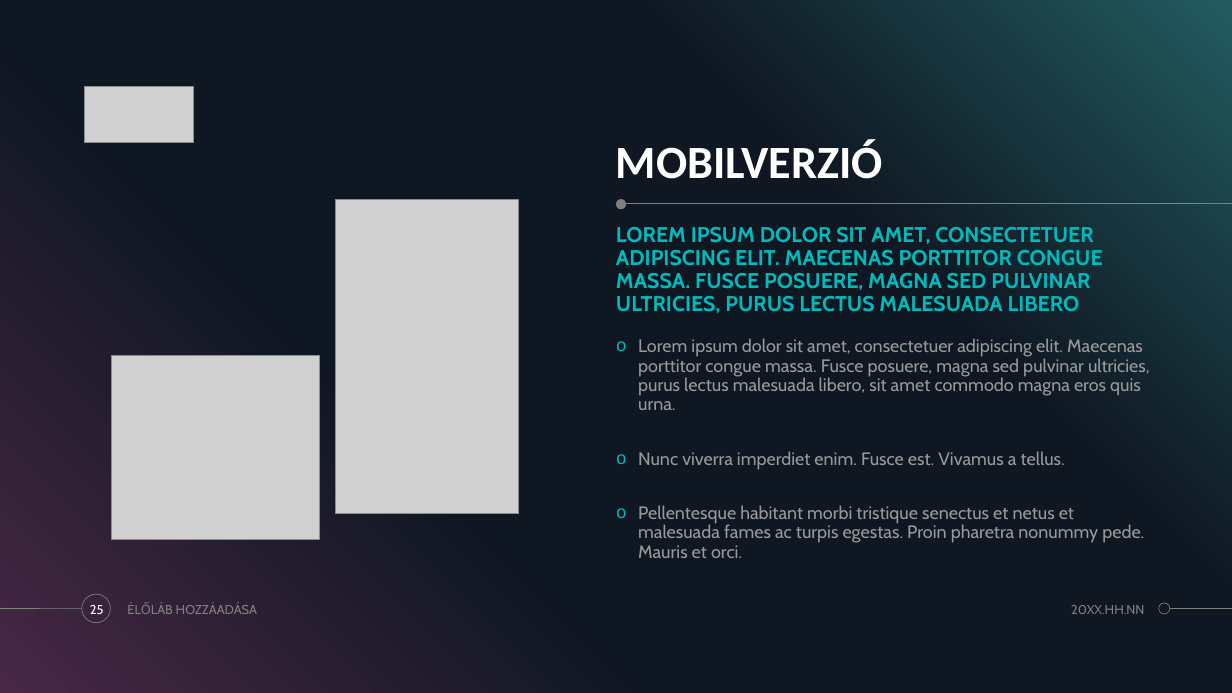
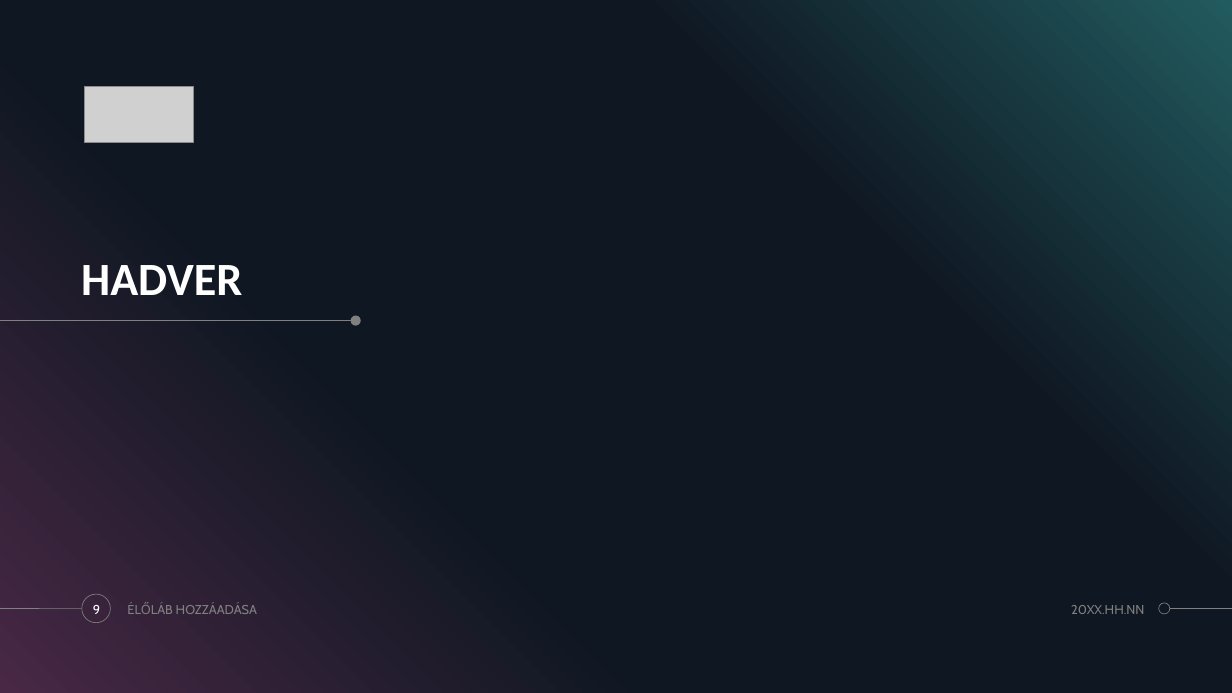
Before and after one commit to MonostoriMark/13_S1_2_vizsgaremek, a slide deck: slide 9 of HOTELFLOW.pptx (slide 25 before the commit). Drawn at 1232x693 pixels with LibreOffice and Linux fonts; fonts in the diff are those of the drawing; grey boxes stand for pictures; background and template pictures are left out. Boxes give left, top, right and bottom in pixels: in the first picture for what was removed or moved away, otherwise in the second. Text is boxed around its words. In the diff, an @@ line names an element or a change of style, - is before the commit and + after.

```diff
--- a/HOTELFLOW.pptx
+++ b/HOTELFLOW.pptx
@@ title removed at (616,139,883,179) @@
-MOBILVERZIÓ
@@ picture removed at (335,200,519,514) @@
@@ line removed from (1232, 203) to (616, 203) @@
@@ text removed at (616,227,1103,313) @@
-LOREM IPSUM DOLOR SIT AMET, CONSECTETUER ADIPISCING ELIT. MAECENAS PORTTITOR CONGUE MASSA. FUSCE POSUERE, MAGNA SED PULVINAR ULTRICIES, PURUS LECTUS MALESUADA LIBERO
@@ title added at (81,265,242,295), 36 pt, text #FFFFFF, bold @@
+HADVER
@@ line added from (0, 321) to (357, 321), #808080 0.5 pt @@
@@ ellipse: place and size @@
-ellipse at (616,199,627,209)
+ellipse at (350,315,360,325)
@@ ellipse at (350,315,360,325): mirrored @@
@@ picture removed at (112,356,320,540) @@
@@ text removed at (638,338,1150,558) @@
-o Lorem ipsum dolor sit amet, consectetuer adipiscing elit. Maecenas porttitor congue massa. Fusce posuere, magna sed pulvinar ultricies, purus lectus malesuada libero, sit amet commodo magna eros quis urna.
-o Nunc viverra imperdiet enim. Fusce est. Vivamus a tellus.
-o Pellentesque habitant morbi tristique senectus et netus et malesuada fames ac turpis egestas. Proin pharetra nonummy pede. Mauris et orci.
@@ page number at (93,605,100,614): text changed @@
-25
+9
```
Also in this commit, not shown: 9 other slides changed, 5 slides added, 14 slides removed.
